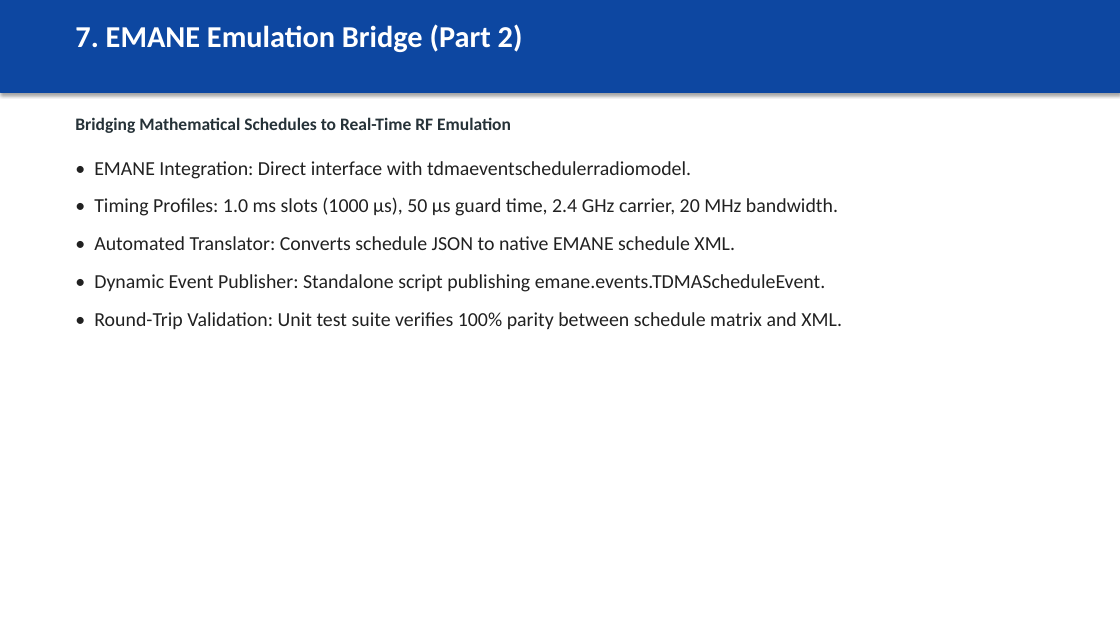
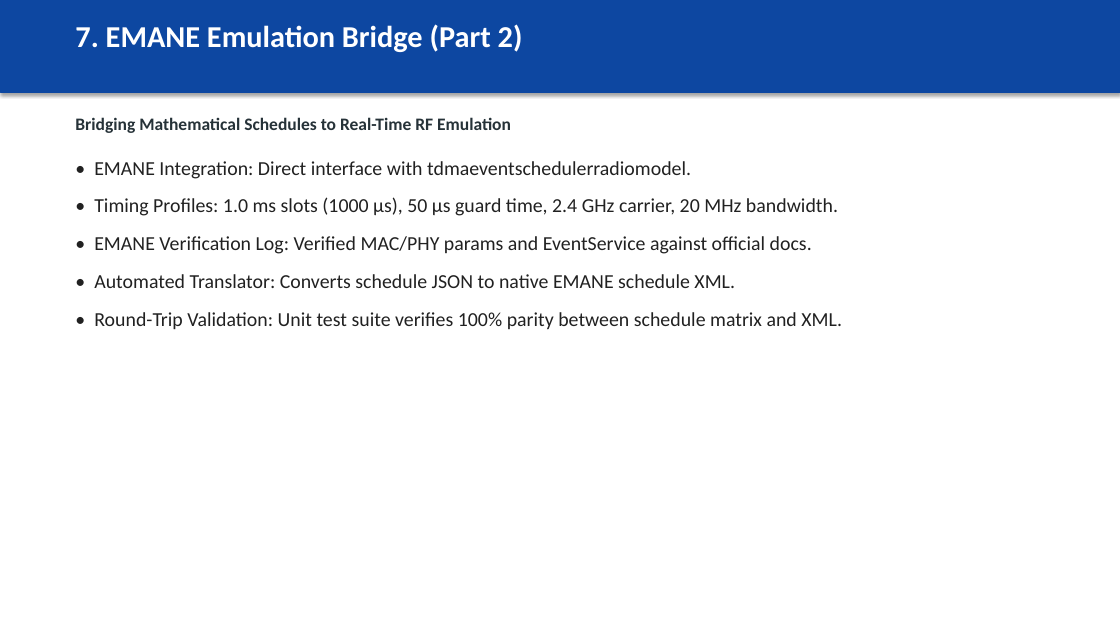
Before and after one commit to athishio/tdma-schedule-optimizer, a slide deck: slide 8 of docs/presentation.pptx. Drawn at 1120x630 pixels with LibreOffice and Linux fonts; fonts in the diff are those of the drawing. Boxes give left, top, right and bottom in pixels: in the first picture for what was removed or moved away, otherwise in the second. Text is boxed around its words. In the diff, an @@ line names an element or a change of style, - is before the commit and + after.

Commit message:
docs and hardening: add walkthrough, EMANE verification log, and regenerated artifacts

```diff
--- a/docs/presentation.pptx
+++ b/docs/presentation.pptx
@@ text at (x1=94, y1=236, x2=812, y2=254): paragraph added @@
+• EMANE Verification Log: Verified MAC/PHY params and EventService against official docs.
@@ text at (x1=94, y1=274, x2=826, y2=292): paragraph removed @@
-• Dynamic Event Publisher: Standalone script publishing emane.events.TDMAScheduleEvent.
```
Also in this commit, not shown: 2 other slides changed, 5 other files.
